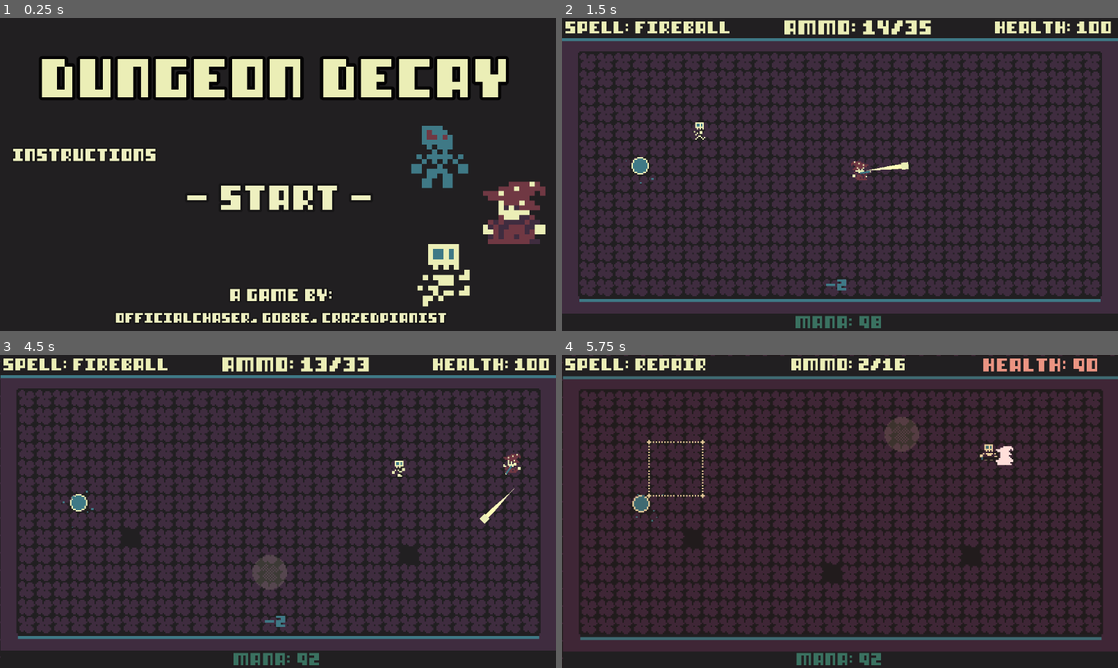
Above: before the commit, frames 1-4 (two rows, left to right).
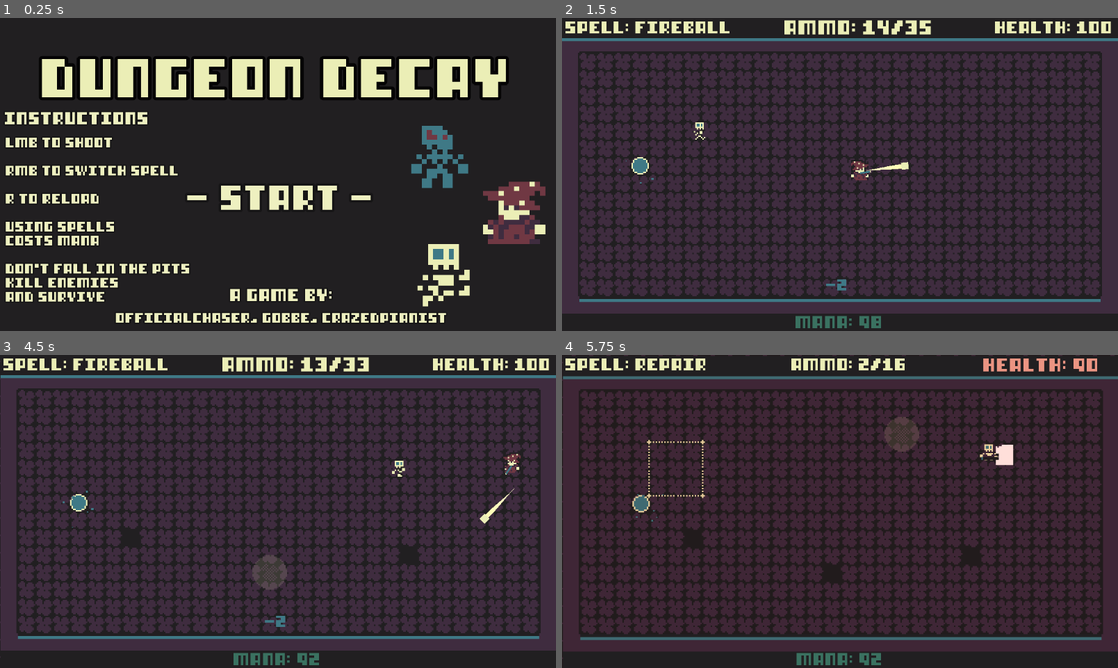
Above: after the commit, the same moments.

Repository: OfficialChaser/Jame-Gam-42
Game: Godot game, scene res://Scenes/main_menu_ui.tscn
Two runs of this game, one before a commit and one after it. Both use one fixed random seed, a clock stepped at 60 frames per second and the inputs below.
Inputs (mouse positions are in pixels of both pictures, inside the frame that each line leads up to):
- Up to frame 1 (0.25 s): no input
- Up to frame 2 (1.5 s): click "- Start -" at 0.5 s; move the mouse to (962, 158) at 1.27 s; hold D (move_right) from 1.28 s (still down); click (962, 158) at 1.35 s
- Up to frame 3 (4.5 s): move the mouse to (166, 527) at 2.02 s; release D (move_right) at 2.03 s; hold S (move_down) 2.03-2.78 s; right-click (166, 527) at 2.1 s; move the mouse to (333, 442) at 2.77 s; hold D (move_right) 2.78-3.53 s; click (333, 442) at 2.85 s; move the mouse to (250, 574) at 3.52 s; hold W (move_up) 3.53-4.28 s; right-click (250, 574) at 3.6 s; move the mouse to (444, 558) at 4.27 s; hold A (move_left) from 4.28 s (still down); click (444, 558) at 4.35 s
- Up to frame 4 (5.75 s): keep holding A (move_left); move the mouse to (673, 464) at 5.02 s; right-click (673, 464) at 5.1 s

The runs differ from the first frame. In frame 1, 4.8% of the frame differs, in the area x 0-34%, y 30-91%; in frame 2, less than 0.1%; in frame 3, less than 0.1%; in frame 4, less than 0.1%.

Commit message:
updates
update

Diff:
--- a/Scenes/Player/player.tscn
+++ b/Scenes/Player/player.tscn
@@ -1,8 +1,8 @@
 [gd_scene load_steps=24 format=3 uid="uid://drav6jqmqj3v6"]
 
 [ext_resource type="Script" path="res://Scripts/Player/player.gd" id="1_6spgu"]
-[ext_resource type="Texture2D" uid="uid://cr6tnsr1q0se6" path="res://Assets/Player/player.png" id="2_1s1dp"]
 [ext_resource type="Shader" uid="uid://dnv5d7khiv3x5" path="res://hit_flash.tres" id="2_42ch6"]
+[ext_resource type="Texture2D" uid="uid://66vnhdtddn2t" path="res://Assets/Player/player-outlined_sheet.png" id="3_v5ng4"]
 [ext_resource type="PackedScene" uid="uid://dq6eftrbnag1o" path="res://Scenes/Wand/wand.tscn" id="4_fftte"]
 [ext_resource type="Script" path="res://Scripts/Handlers/take_damage_handler.gd" id="4_t324w"]
 [ext_resource type="Script" path="res://Scripts/Player/player_collision_handler.gd" id="5_fkuyb"]
@@ -191,17 +191,18 @@
 resource_name = "Run"
 length = 0.3
 loop_mode = 1
-tracks/0/type = "value"
-tracks/0/imported = false
-tracks/0/enabled = true
-tracks/0/path = NodePath(".:frame")
-tracks/0/interp = 1
-tracks/0/loop_wrap = true
-tracks/0/keys = {
-"times": PackedFloat32Array(0, 0.1, 0.2),
-"transitions": PackedFloat32Array(1, 1, 1),
-"update": 1,
-"values": [4, 5, 6]
+step = 0.05
+tracks/0/type = "value"
+tracks/0/imported = false
+tracks/0/enabled = true
+tracks/0/path = NodePath(".:frame")
+tracks/0/interp = 1
+tracks/0/loop_wrap = true
+tracks/0/keys = {
+"times": PackedFloat32Array(0, 0.15),
+"transitions": PackedFloat32Array(1, 1),
+"update": 1,
+"values": [4, 5]
 }
 
 [sub_resource type="AnimationLibrary" id="AnimationLibrary_g6vuu"]
@@ -305,7 +306,7 @@
 
 [node name="Sprite2D" type="Sprite2D" parent="."]
 material = SubResource("ShaderMaterial_10jkj")
-texture = ExtResource("2_1s1dp")
+texture = ExtResource("3_v5ng4")
 offset = Vector2(0, -7)
 hframes = 8
 
--- a/Scenes/main_menu_ui.tscn
+++ b/Scenes/main_menu_ui.tscn
@@ -193,10 +193,10 @@
 anchor_top = 1.0
 anchor_right = 0.5
 anchor_bottom = 1.0
-offset_left = -594.0
-offset_top = -428.0
-offset_right = -204.0
-offset_bottom = -301.0
+offset_left = -611.0
+offset_top = -504.0
+offset_right = -221.0
+offset_bottom = -377.0
 grow_horizontal = 2
 grow_vertical = 0
 theme_override_colors/font_color = Color(0.933333, 0.941176, 0.752941, 1)
@@ -209,6 +209,39 @@
 "
 horizontal_alignment = 1
 vertical_alignment = 1
+
+[node name="Label5" type="Label" parent="."]
+layout_mode = 1
+anchors_preset = 7
+anchor_left = 0.5
+anchor_top = 1.0
+anchor_right = 0.5
+anchor_bottom = 1.0
+offset_left = -564.0
+offset_top = -400.0
+offset_right = -174.0
+offset_bottom = -61.0
+grow_horizontal = 2
+grow_vertical = 0
+theme_override_colors/font_color = Color(0.933333, 0.941176, 0.752941, 1)
+theme_override_colors/font_outline_color = Color(0.0862745, 0.0823529, 0.0862745, 1)
+theme_override_constants/outline_size = 10
+theme_override_constants/line_spacing = 9
+theme_override_fonts/font = ExtResource("1_8ekwj")
+theme_override_font_sizes/font_size = 20
+text = "LMB TO SHOOT
+
+RMB TO SWITCH SPELL
+
+R TO RELOAD
+
+USING SPELLS
+COSTS MANA
+
+DON'T FALL IN THE PITS
+KILL ENEMIES
+AND SURVIVE
+"
 
 [node name="StartButton" type="Button" parent="."]
 layout_mode = 1
Binary file added: Assets/Player/player-outlined-green_sheet.png
Not shown, added: Assets/Player/player-outlined-green_sheet.png.import
Binary file added: Assets/Player/player-outlined_sheet.png
Not shown, added: Assets/Player/player-outlined_sheet.png.import
